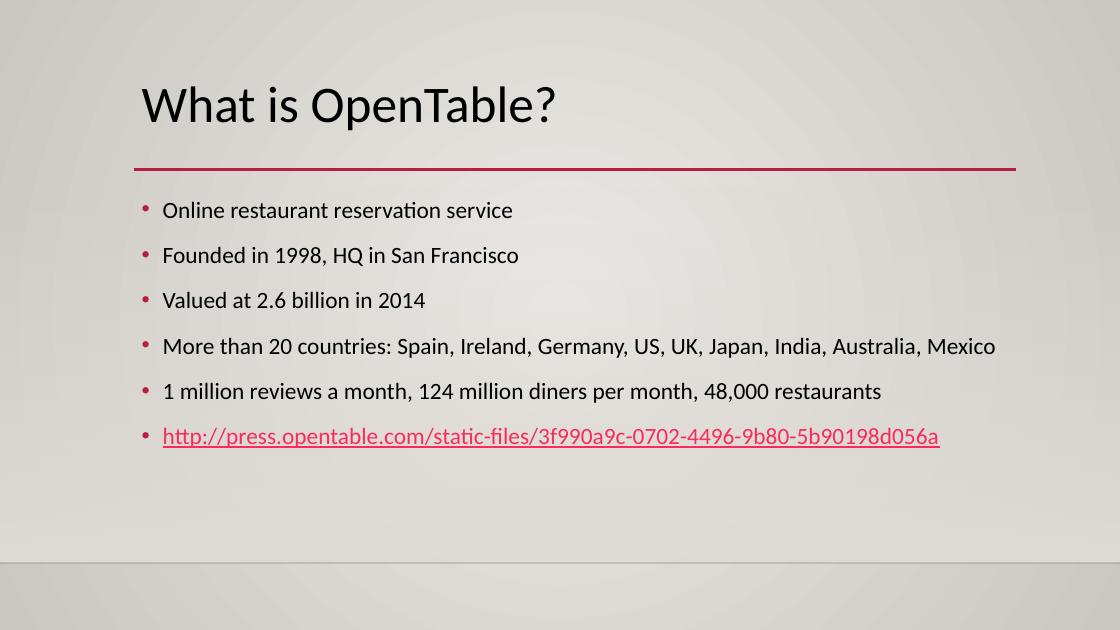
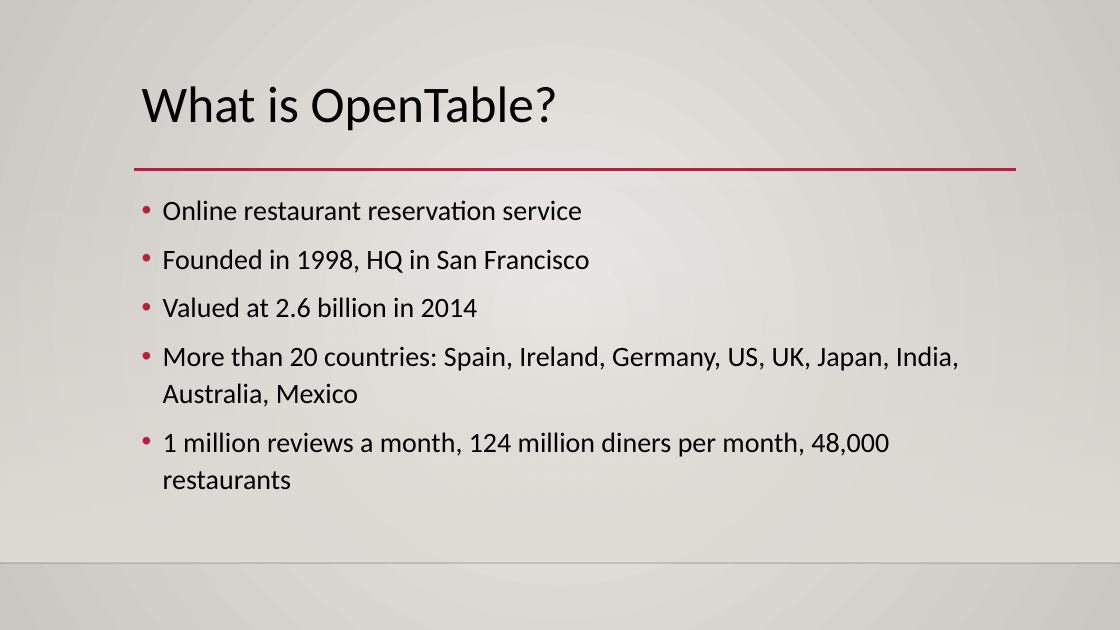
Before and after one commit to qnguyen793/Web_Scraping_Project, a slide deck: slide 3 of Open Table Presentation.pptx. Drawn at 1120x630 pixels with LibreOffice and Linux fonts; fonts in the diff are those of the drawing; background and template pictures are left out. Boxes give left, top, right and bottom in pixels: in the first picture for what was removed or moved away, otherwise in the second. Text is boxed around its words. In the diff, an @@ line names an element or a change of style, - is before the commit and + after.

```diff
--- a/Open Table Presentation.pptx
+++ b/Open Table Presentation.pptx
@@ text "Online restaurant reservation service" at [163,200,959,489]: size 20 to 24 pt; line spacing 1.2 to 1.1 @@
@@ text at [163,428,939,448]: paragraph removed @@
-• http://press.opentable.com/static-files/3f990a9c-0702-4496-9b80-5b90198d056a
```
Also in this commit, not shown: 3 other slides changed, 10 slides added, 4 slides removed, 9 other files.
